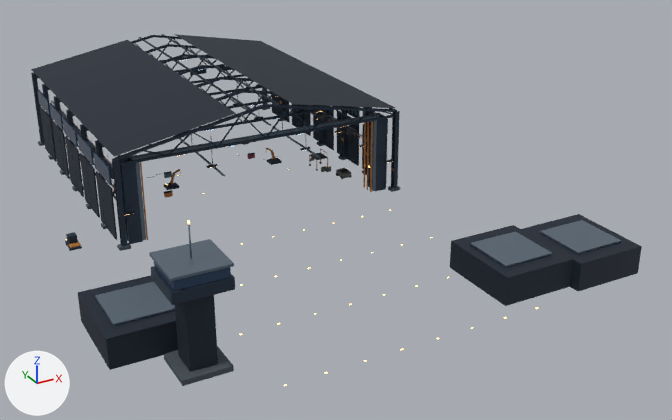
One commit to the Blender file art/models/hangar.blend: the scene before it, then after it.
Before and after are seen from a 50 mm camera at (-70.9, -191.2, 76.8) aimed at (12.6, -39.3, 0.9). Arrows for +X, +Y and +Z are at lower left; the lights stay in place. The picture after the commit comes second.

Names of what the first picture shows: 'Foundry frame mesh', 'Runway annex mesh', 'Work stations mesh'.
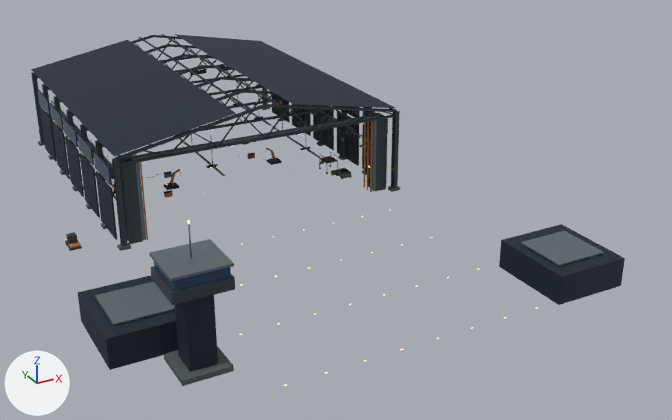
Where the change shows, as pixel boxes [x1, y1, x2, y2] in the pictures (672 x 420 px):
'Runway annex mesh', reshaped: before [65, 210, 642, 386]; after [65, 210, 625, 386]
'Work stations mesh', reshaped (8% narrower): before [91, 143, 352, 198]; after [111, 143, 352, 198]
part 1 of me_adjustable_boom, reshaped: before [311, 153, 328, 160]; after [318, 156, 337, 176]
part 2 of me_airport_aerial, deleted: before [521, 214, 642, 291]

Diff of the bpy script that builds the scene:
```diff
--- a/art/models/hangar.blend.py
+++ b/art/models/hangar.blend.py
@@ me_adjustable_boom @@
 # used by ob_work_stations_mesh; parent = ob_work_stations; location = (0.0, 0.0, 0.0)
-me_adjustable_boom.from_pydata(...)  # 12540 vertices, 11124 faces; spans x -24.6..25.3, y -23.6..18.0, z 0.0..4.0
+me_adjustable_boom.from_pydata(...)  # 10496 vertices, 9264 faces; spans x -24.6..25.3, y -23.6..8.9, z 0.0..4.0
+# me_adjustable_boom part 1: 3 vertices moved within x 23.2, y -20.4, z 1.1; 56 vertices removed from x 20.5..23.5, y -15.8..-12.2, z 2.5..2.6; 888 vertices added at x 21.5..24.5, y -21.0..-13.0, z 0.0..2.6
+# other edits to the shape of me_adjustable_boom do not show in these pictures
 me_adjustable_boom.materials.append(mat_arm)
@@ me_airport_aerial @@
 # used by ob_runway_annex_mesh; parent = ob_runway_annex; location = (0.0, 0.0, 0.0)
-me_airport_aerial.from_pydata(...)  # 4278 vertices, 4031 faces; spans x -44.0..47.0, y -89.1..-27.0, z -0.1..23.6
+me_airport_aerial.from_pydata(...)  # 3886 vertices, 3653 faces; spans x -44.0..41.0, y -90.0..-27.0, z -0.1..23.6
+# me_airport_aerial part 2: 7 loose pieces with 392 vertices, spanning x 33.0..47.0, y -88.0..-71.9, z 0.0..5.8, are deleted
+# other edits to the shape of me_airport_aerial do not show in these pictures
 me_airport_aerial.materials.append(mat_edge)
```
